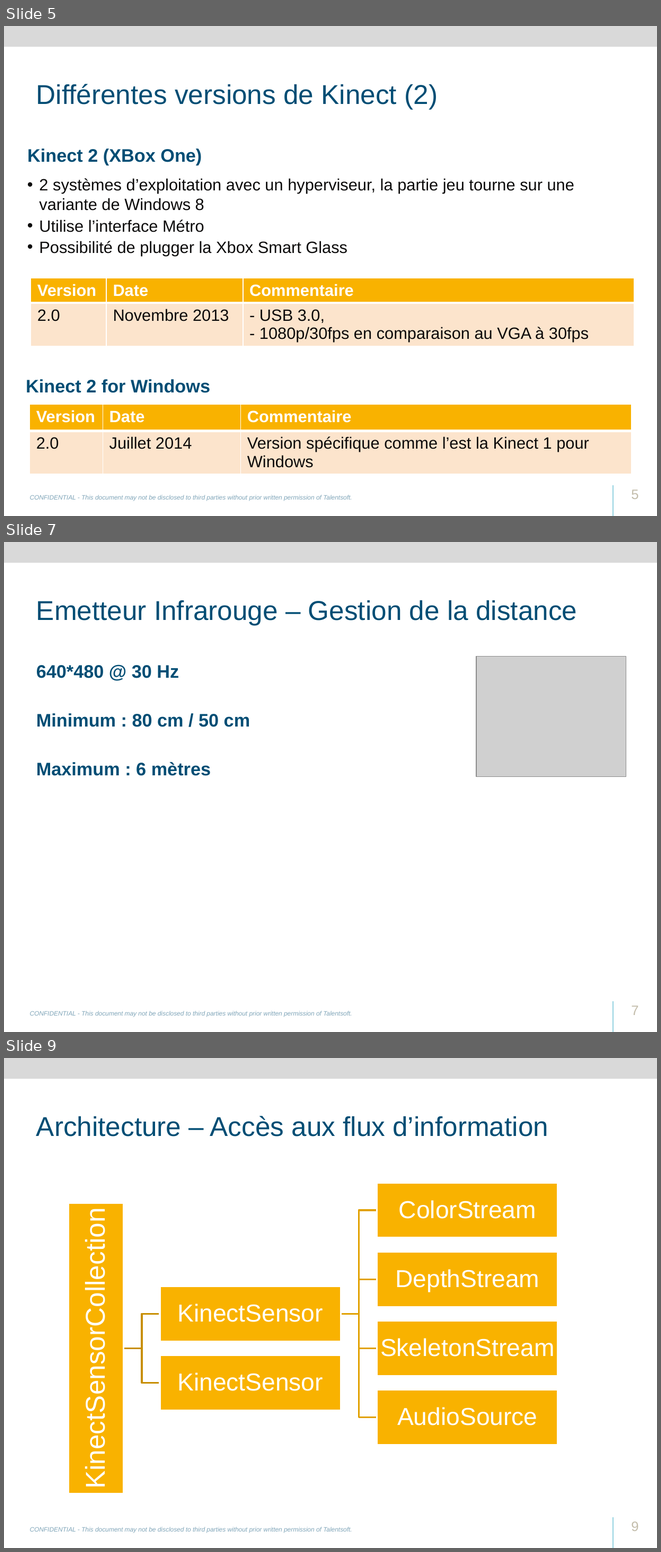
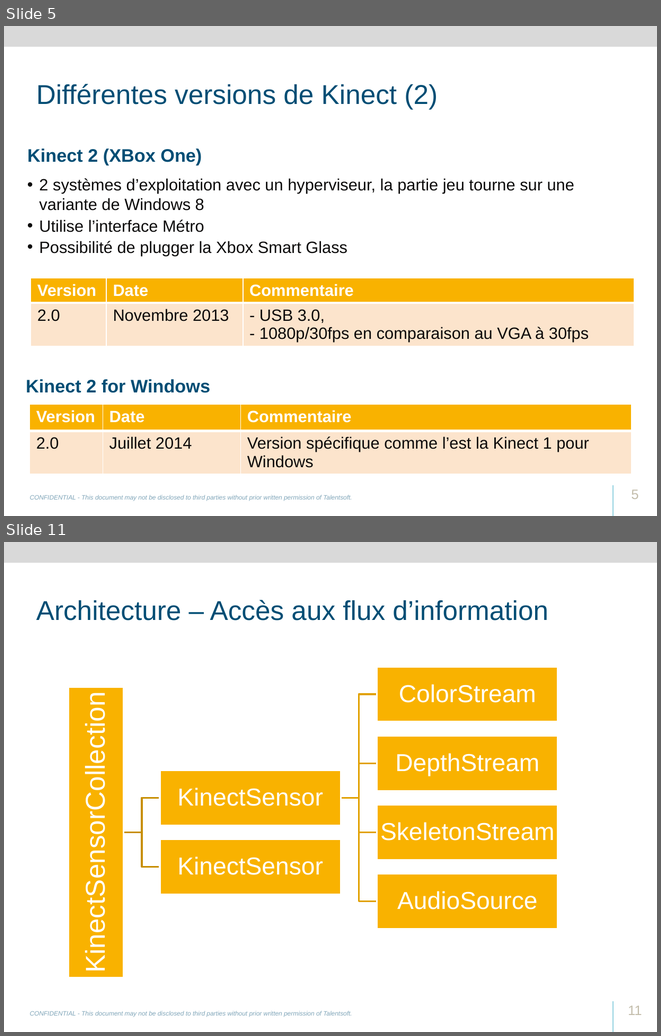
Before and after one commit to svanacker/cen-info-kinect, a slide deck: Talentsoft-RD-Academy-Kinect.pptx. Shown one above the other, each under a label of ours: slides 5, 7 and 9 before the commit, slides 5 and 11 after it; the slides between them are not shown. The pictures are 661x1552 and 661x1036 pixels, drawn with LibreOffice and Linux fonts; fonts in the diff are those of the drawing; grey boxes stand for pictures; background and template pictures are left out. Boxes give left, top, right and bottom in pixels: in the first picture for what was removed or moved away, otherwise in the second. Text is boxed around its words. In the diff, an @@ line names an element or a change of style, - is before the commit and + after.

```diff
--- a/Talentsoft-RD-Academy-Kinect.pptx
+++ b/Talentsoft-RD-Academy-Kinect.pptx
@@ slide 7 removed at bbox=[4, 542, 657, 1032], background #FFFFFF; not listed: 3 template elements that a slide beside it also shows @@
@@ title removed at bbox=[36, 600, 577, 625] @@
-Emetteur Infrarouge – Gestion de la distance
@@ text removed at bbox=[36, 665, 250, 776] @@
-640*480 @ 30 Hz
-Minimum : 80 cm / 50 cm
-Maximum : 6 mètres
@@ picture removed at bbox=[476, 656, 626, 776] @@
@@ page number removed at bbox=[631, 1005, 638, 1015] @@
-7
@@ what was slide 9 is now slide 11 @@
@@ page number at bbox=[628, 1005, 642, 1015]: text changed @@
-9
+11
```
Also in this commit, not shown: 4 slides changed, 1 slide added, 1 other slide removed, 4 other files.
